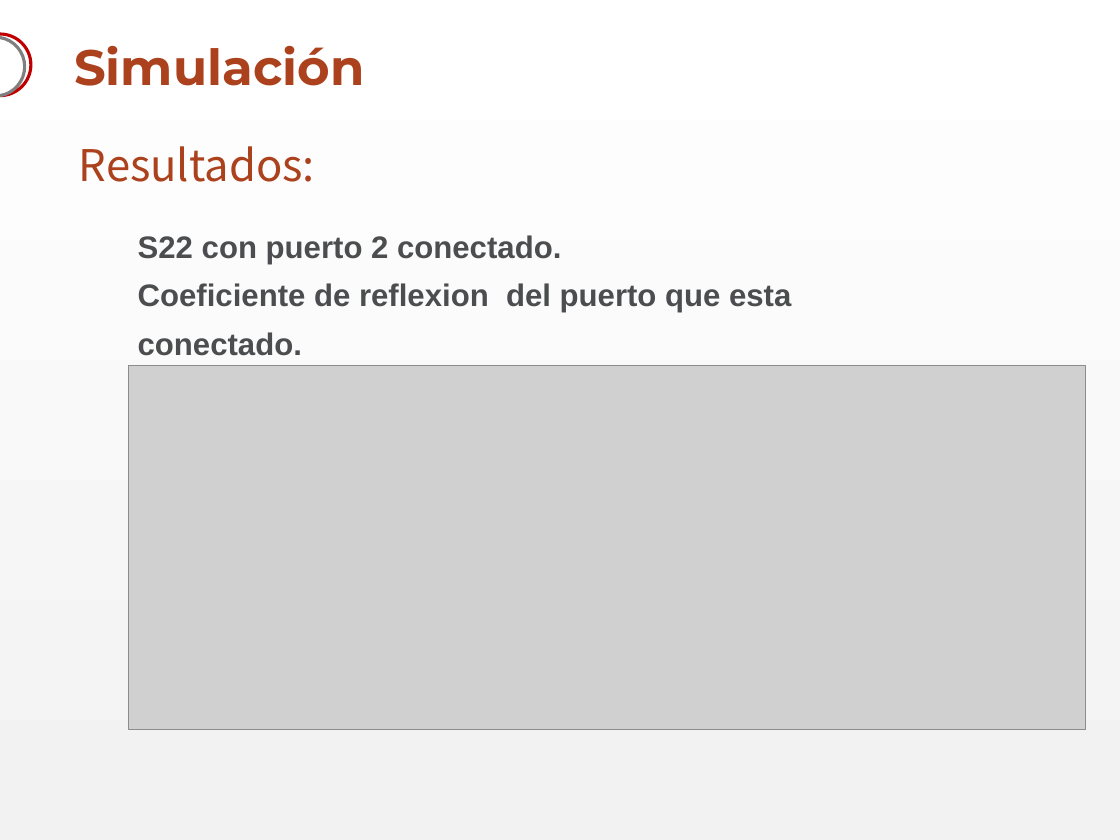
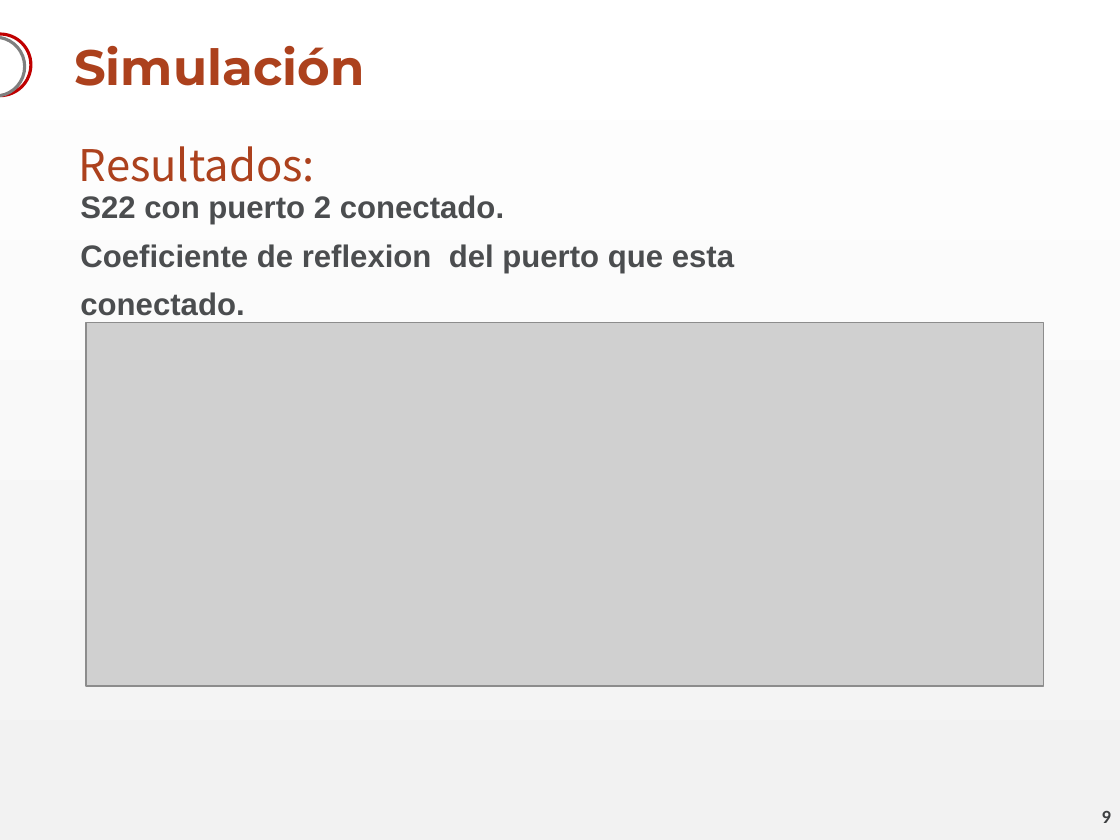
Before and after one commit to akukulanski/RF_Switch_3GHz, a slide deck: slide 9 of Presentación/RF Switch.pptx (slide 10 before the commit). Drawn at 1120x840 pixels with LibreOffice and Linux fonts; fonts in the diff are those of the drawing; grey boxes stand for pictures; background and template pictures are left out. Boxes give left, top, right and bottom in pixels: in the first picture for what was removed or moved away, otherwise in the second. Text is boxed around its words. In the diff, an @@ line names an element or a change of style, - is before the commit and + after.

```diff
--- a/Presentación/RF Switch.pptx
+++ b/Presentación/RF Switch.pptx
@@ text "S22 con puerto 2 conectado.": place and size @@
-text "S22 con puerto 2 conectado." at [138,235,791,356]
+text "S22 con puerto 2 conectado." at [80,195,734,316]
@@ picture: place and size @@
-picture at [129,366,1086,730]
+picture at [86,323,1044,687]
@@ page number added at [1102,811,1111,823], 12 pt, text #3D3F41, bold @@
+9
```
Also in this commit, not shown: 14 other slides changed, 1 slide added, 1 slide removed.
